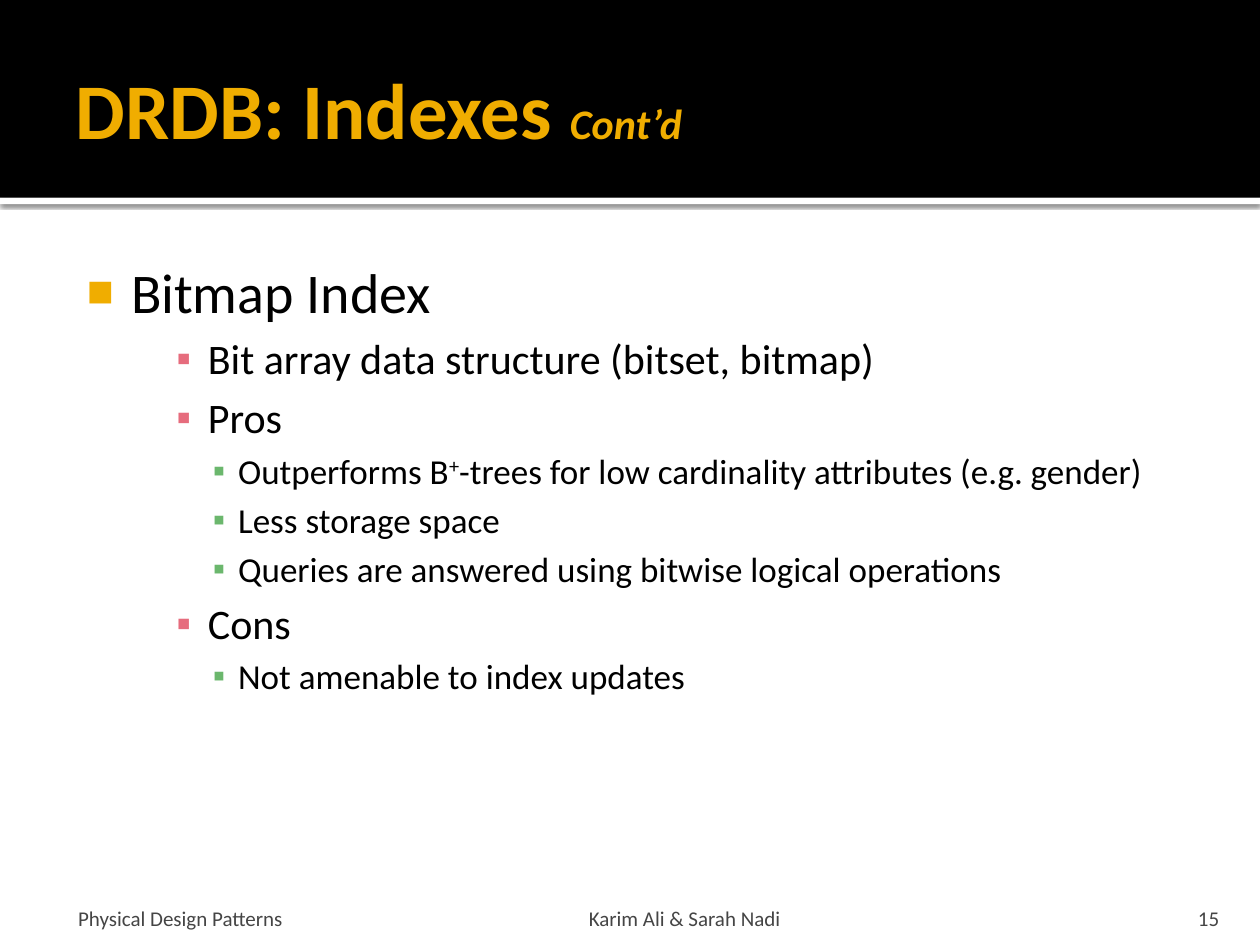
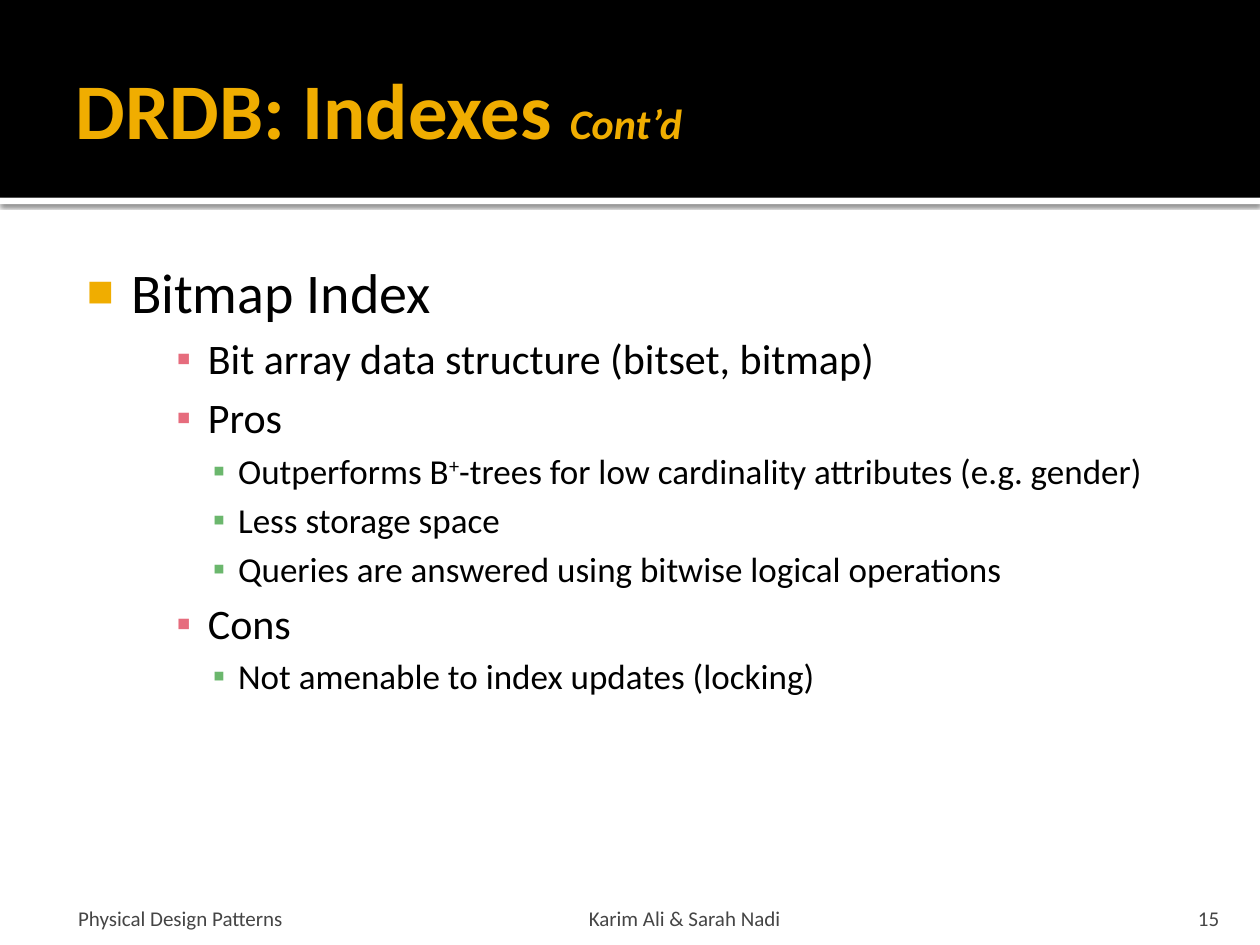
Before and after one commit to snadi/cs848-db, a slide deck: slide 15 of cs848-db/PhysDesignPres.pptx. Drawn at 1260x945 pixels with LibreOffice and Linux fonts; fonts in the diff are those of the drawing. Boxes give left, top, right and bottom in pixels: in the first picture for what was removed or moved away, otherwise in the second. Text is boxed around its words. In the diff, an @@ line names an element or a change of style, - is before the commit and + after.

Commit message:
drdb

```diff
--- a/cs848-db/PhysDesignPres.pptx
+++ b/cs848-db/PhysDesignPres.pptx
@@ text at [238, 663, 814, 695]: text changed @@
-      ▪ Not amenable to index updates
+      ▪ Not amenable to index updates (locking)
```
Also in this commit, not shown: 3 other slides changed.
